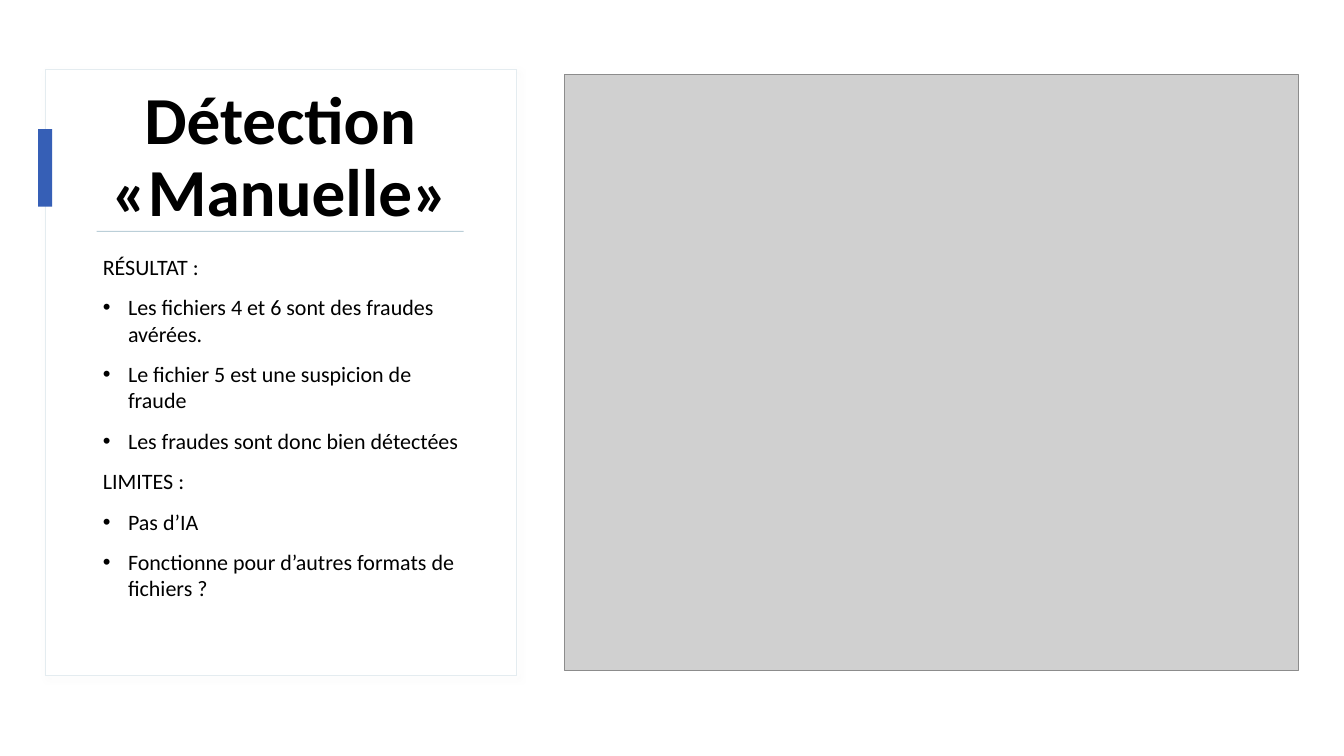
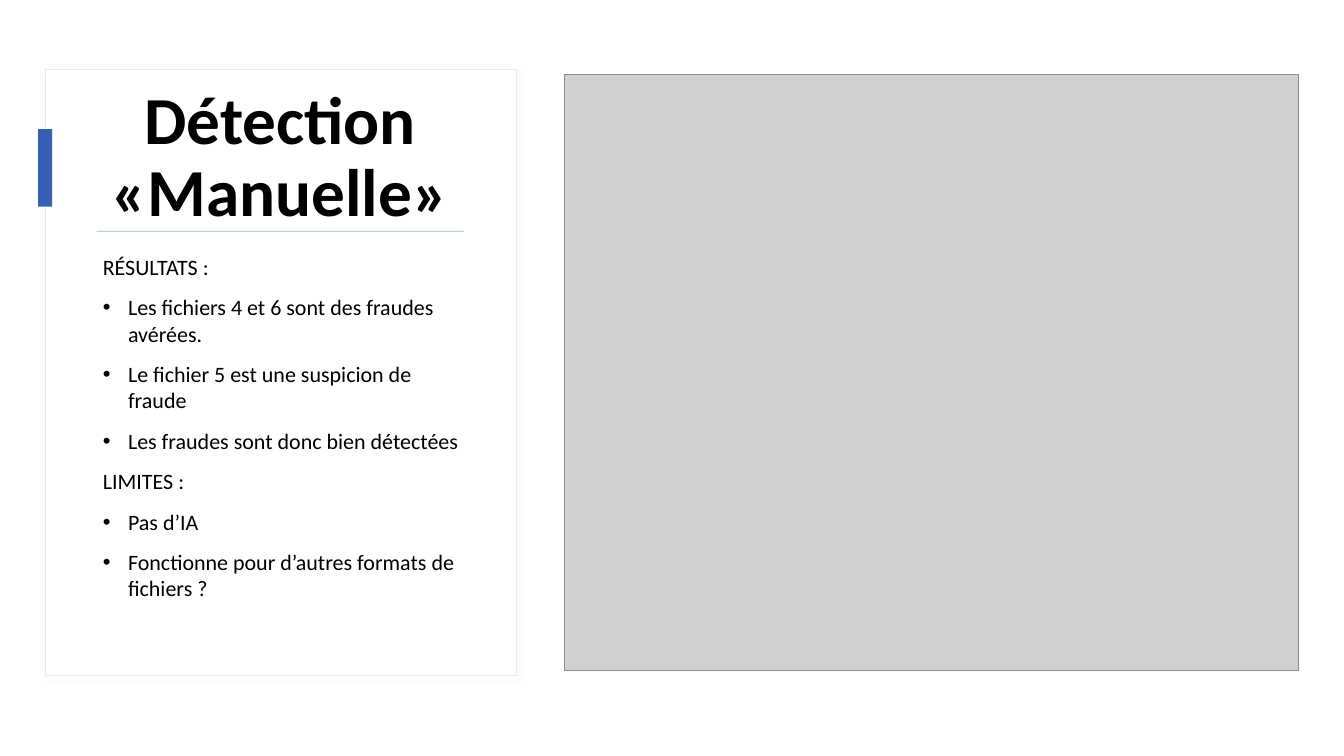
Before and after one commit to AlexisGuillotin/Projet-python, a slide deck: slide 5 of Detection de fraude.pptx. Drawn at 1344x756 pixels with LibreOffice and Linux fonts; fonts in the diff are those of the drawing; grey boxes stand for pictures. Boxes give left, top, right and bottom in pixels: in the first picture for what was removed or moved away, otherwise in the second. Text is boxed around its words. In the diff, an @@ line names an element or a change of style, - is before the commit and + after.

Commit message:
pour le s de résultats

```diff
--- a/Detection de fraude.pptx
+++ b/Detection de fraude.pptx
@@ text at (x1=103, y1=256, x2=198, y2=275): text changed @@
-RÉSULTAT :
+RÉSULTATS :
```
Also in this commit, not shown: 1 other file.
